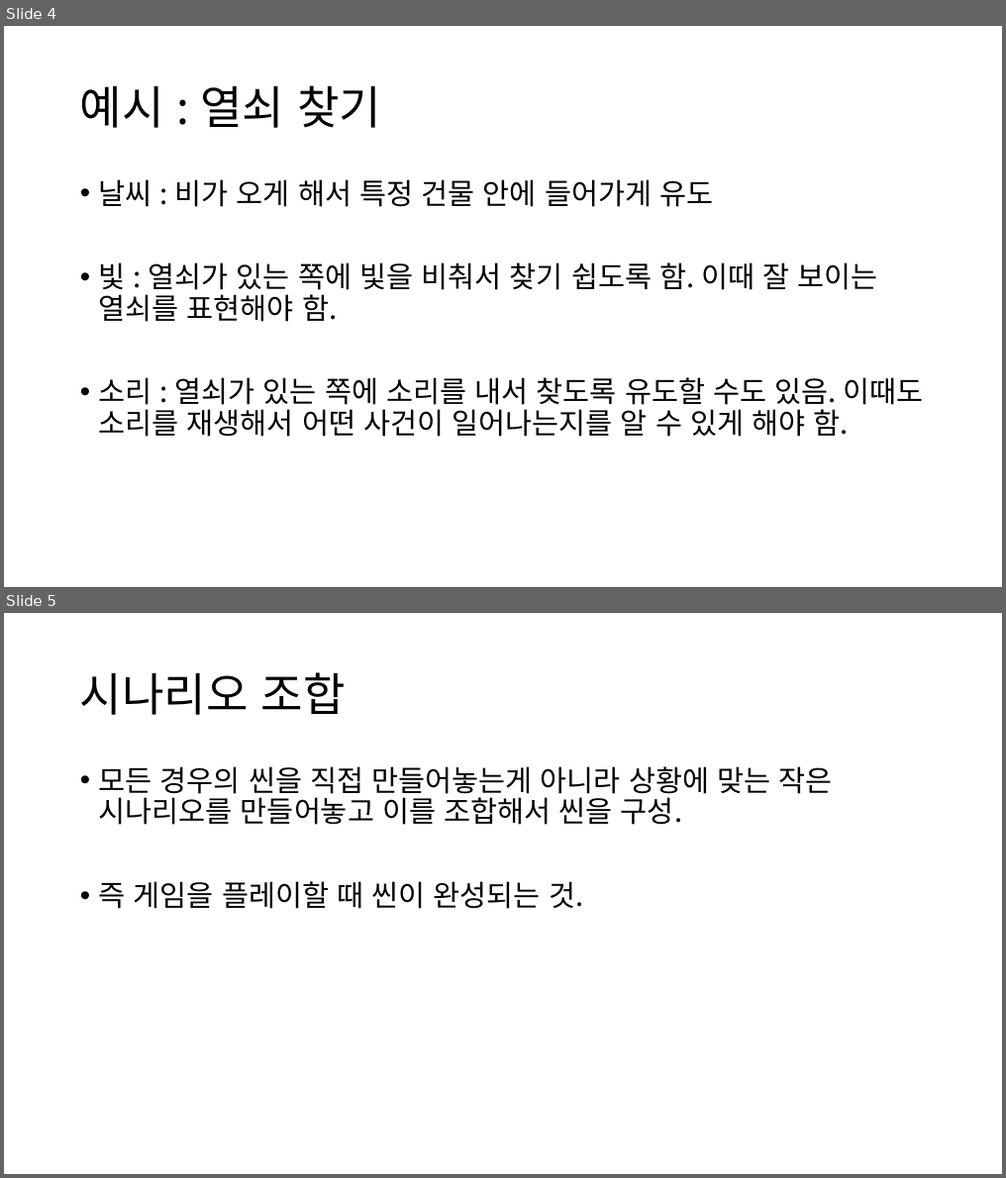
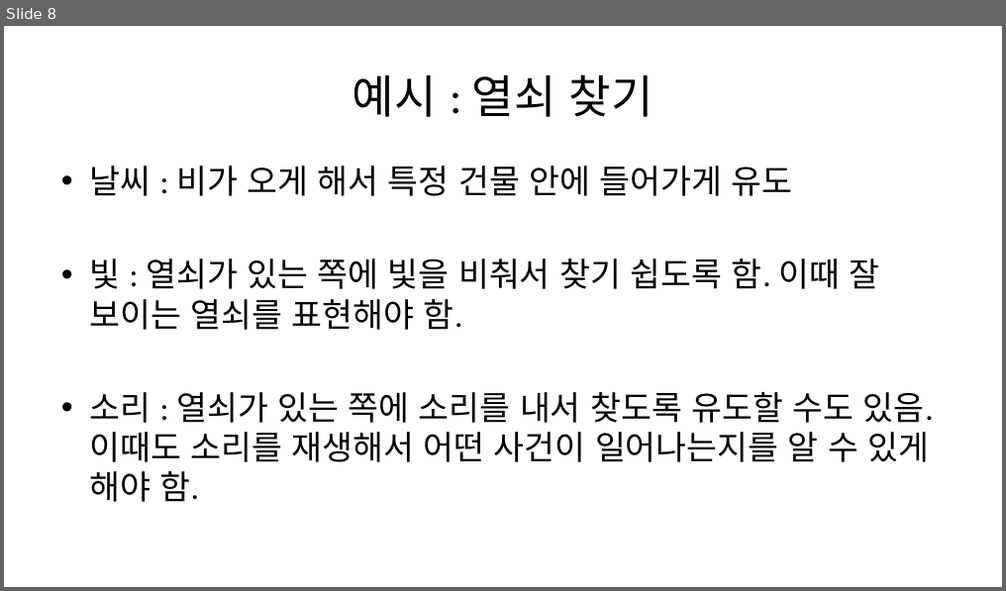
Before and after one commit to Penguin-God/Human_Doll_Play, a slide deck: 기획/문서/유도 시스템.pptx. Shown one above the other, each under a label of ours: slides 4 and 5 before the commit, slide 8 after it. The pictures are 1006x1178 and 1006x591 pixels, drawn with LibreOffice and Linux fonts; fonts in the diff are those of the drawing. Boxes give left, top, right and bottom in pixels: in the first picture for what was removed or moved away, otherwise in the second. Text is boxed around its words. In the diff, an @@ line names an element or a change of style, - is before the commit and + after.

```diff
--- a/기획/문서/유도 시스템.pptx
+++ b/기획/문서/유도 시스템.pptx
@@ slide 5 removed at [4,613,1002,1174], background #FFFFFF @@
@@ title removed at [80,672,346,715] @@
-시나리오 조합
@@ text removed at [99,766,833,909] @@
-• 모든 경우의 씬을 직접 만들어놓는게 아니라 상황에 맞는 작은 시나리오를 만들어놓고 이를 조합해서 씬을 구성.
-• 즉 게임을 플레이할 때 씬이 완성되는 것.
@@ what was slide 4 is now slide 8 @@
@@ slide 8 changed as well @@
@@ title "예시 : 열쇠 찾기": place and size @@
-title "예시 : 열쇠 찾기" at [80,85,381,128]
+title "예시 : 열쇠 찾기" at [352,75,653,117]
@@ title "예시 : 열쇠 찾기" at [352,75,653,117]: font Noto Sans CJK KR to Calibri; alignment left to centre; line spacing 0.9 to 1 @@
@@ text "날씨 : 비가 오게 해서 ...": place and size @@
-text "날씨 : 비가 오게 해서 ..." at [99,179,923,437]
+text "날씨 : 비가 오게 해서 ..." at [89,166,934,502]
@@ text "날씨 : 비가 오게 해서 ..." at [89,166,934,502]: size 28 to 32 pt, font Noto Sans CJK KR to Calibri; indent changed; line spacing 0.9 to 1; less space between paragraphs @@
```
Also in this commit, not shown: 5 other slides changed, 5 slides added, 1 other slide removed, 4 other files.
